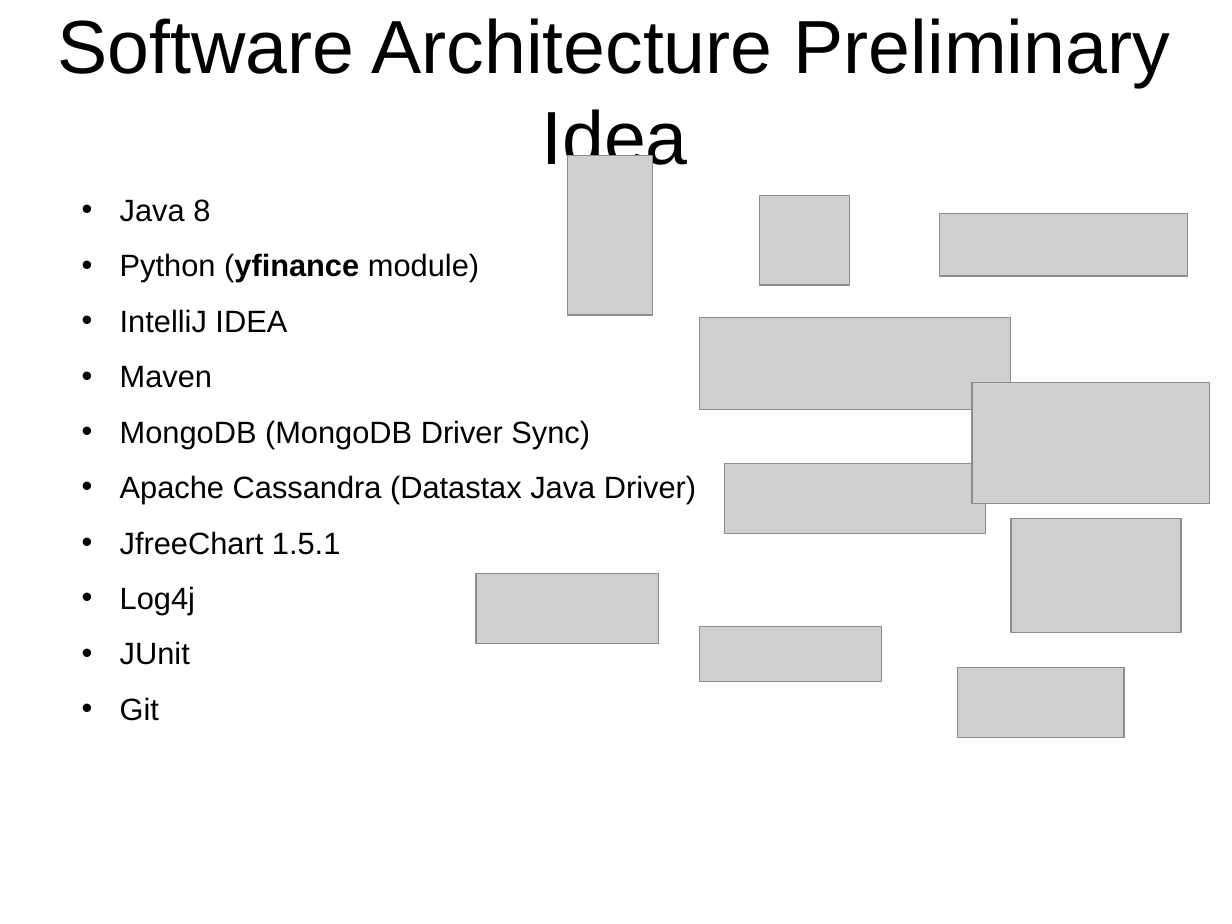
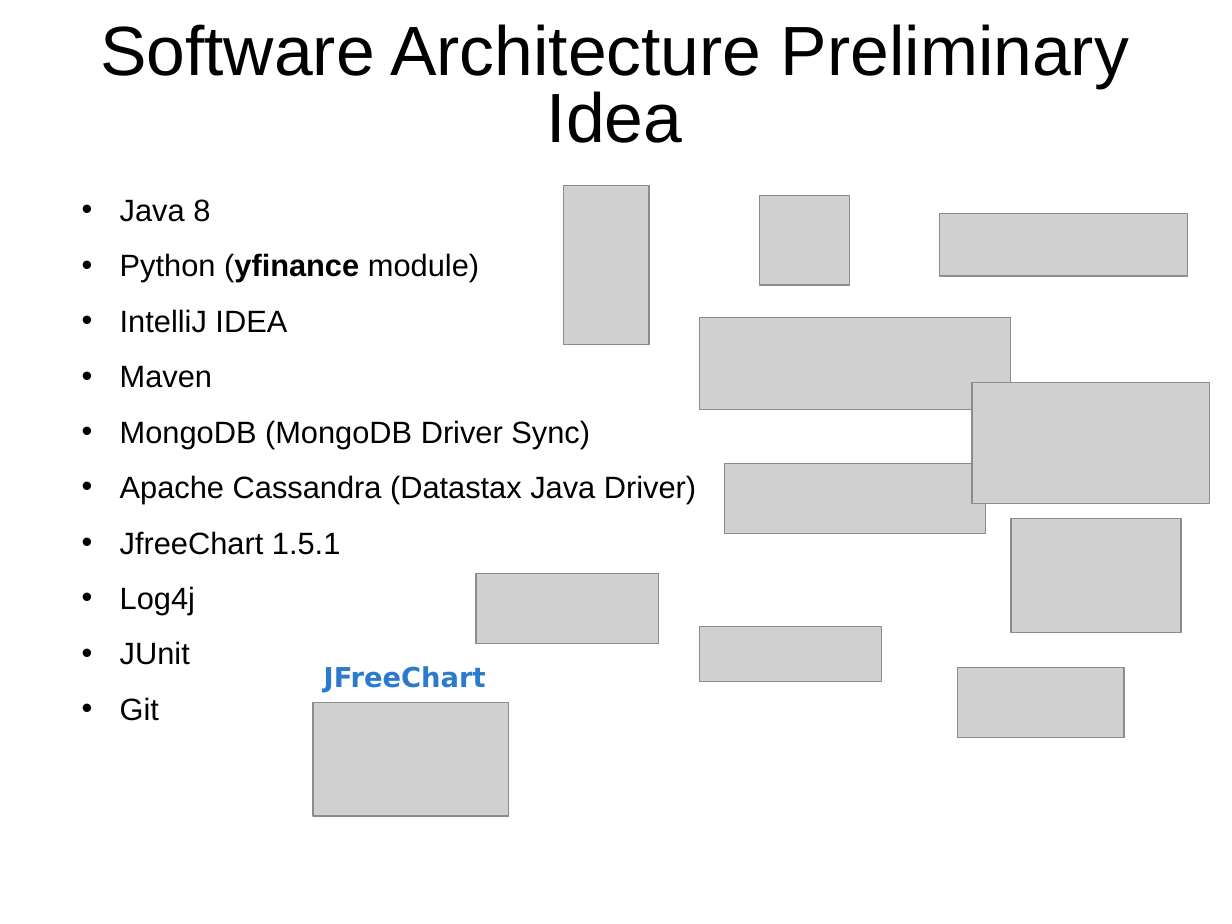
Before and after one commit to rambodrahmani/stocksim, a slide deck: slide 8 of documentation/stocksim_preliminary_presentation.pptx. Drawn at 1232x924 pixels with LibreOffice and Linux fonts; fonts in the diff are those of the drawing; grey boxes stand for pictures; background and template pictures are left out. Boxes give left, top, right and bottom in pixels: in the first picture for what was removed or moved away, otherwise in the second. Text is boxed around its words. In the diff, an @@ line names an element or a change of style, - is before the commit and + after.

Commit message:
insert JFreeChart Logo

```diff
--- a/documentation/stocksim_preliminary_presentation.pptx
+++ b/documentation/stocksim_preliminary_presentation.pptx
@@ text "Software Architecture Preliminary Idea" at (x1=100, y1=24, x2=1129, y2=143): size 44 to 40.7 pt; line spacing 1 to 0.8 @@
@@ picture moved from (x1=568, y1=155, x2=653, y2=314) to (x1=563, y1=185, x2=648, y2=344) @@
@@ text added at (x1=324, y1=666, x2=486, y2=693), 16 pt, text #2A7BCC, bold @@
+JFreeChart
@@ picture added at (x1=313, y1=702, x2=509, y2=816) @@
```
Also in this commit, not shown: 3 other slides changed.
